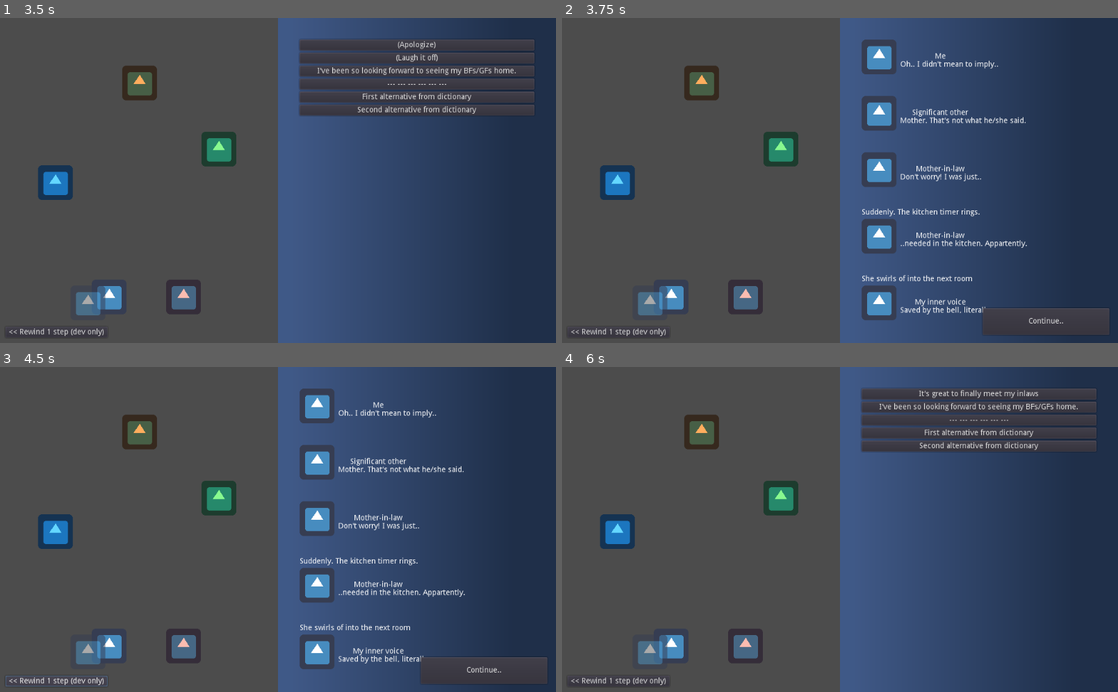
Above: before the commit, frames 1-4 (two rows, left to right).
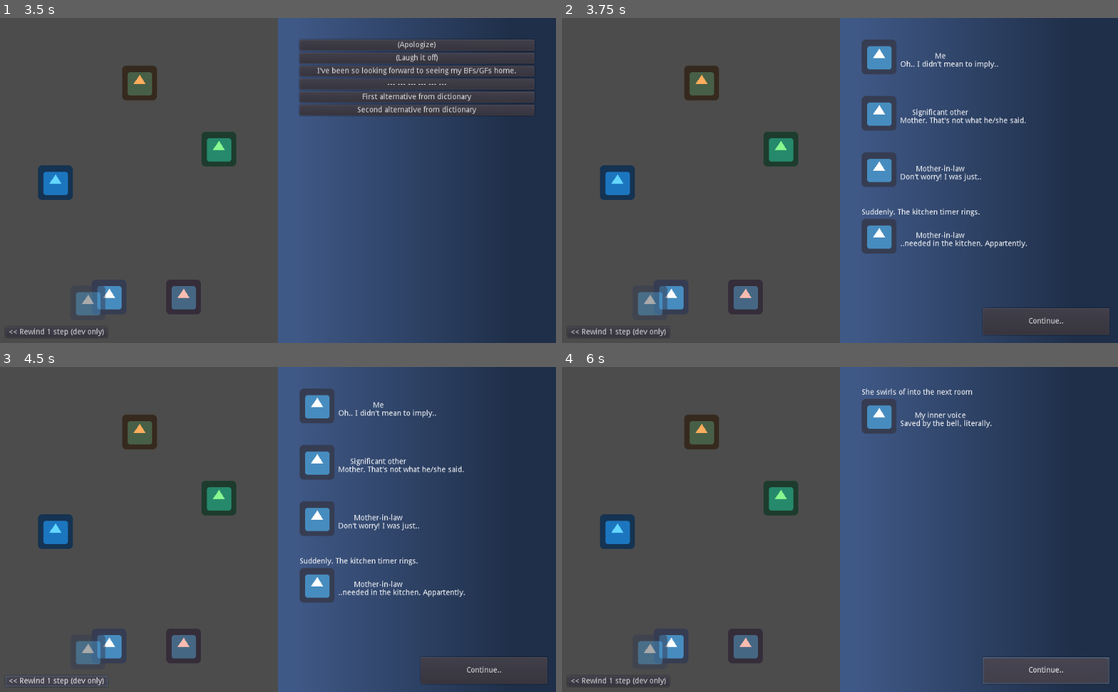
Above: after the commit, the same moments.

Repository: jordgubben/gw24-fam-andersson
Game: Godot game, scene res://FamilyDinner.tscn
Same seed, same stepped clock (60 frames per second), same inputs: the game is played once before the commit and once after it. The engine's default icon, where the game draws it, is replaced by a stand-in: a white triangle on a blue panel in a dark square.
Inputs:
- Up to frame 1 (3.5 s): click "(Start the actuall story)" at 0.5 s; click "Continue.." at 1.25 s; click "It's great to finally meet my…" at 2 s; click "Continue.." at 2.75 s
- Up to frame 2 (3.75 s): click "(Apologize)" at 3.5 s
- Up to frame 3 (4.5 s): click "<< Rewind 1 step (dev only)" at 4.25 s
- Up to frame 4 (6 s): click "<< Rewind 1 step (dev only)" at 5 s; click "Continue.." at 5.75 s

Frame 1 is identical in both runs. In frame 2, 1.0% of the frame differs, in the area x 53-77%, y 79-93%; in frame 3, 1.0%; in frame 4, 8.1%, in the area x 53-99%, y 6-98%.

Commit message:
Split longer conversation segments

Diff:
--- a/ui/DialougeBox.tscn
+++ b/ui/DialougeBox.tscn
@@ -2,10 +2,13 @@
 
 [ext_resource path="res://icon.png" type="Texture" id=1]
 
-[node name="dialouge_example" type="Control"]
+[node name="DialougeBox" type="Control"]
 margin_right = 432.0
 margin_bottom = 100.0
 rect_min_size = Vector2( 0, 100 )
+__meta__ = {
+"_edit_use_anchors_": false
+}
 
 [node name="speaker_portrait" type="TextureRect" parent="."]
 anchor_bottom = 1.0
--- a/ui/NarrationBox.tscn
+++ b/ui/NarrationBox.tscn
@@ -1,6 +1,6 @@
 [gd_scene format=2]
 
-[node name="narration_example" type="RichTextLabel"]
+[node name="NarrationBox" type="RichTextLabel"]
 margin_top = 104.0
 margin_right = 432.0
 margin_bottom = 149.0
--- a/ui/NarrativePanel.gd
+++ b/ui/NarrativePanel.gd
@@ -7,6 +7,8 @@
 
 signal pressentation_completed()
 
+var _postponed_elements:Array = []
+
 func _ready():
 	# Remove placeholders
 	clear()
@@ -15,12 +17,41 @@
 	var d = DialougeBox.instance()
 	d.get_node("speaker_name").text = speaker.speaker_name
 	d.get_node("dialouge_label").bbcode_text = dialoug
-	$margin/vbox.add_child(d)
+	self.queue_element(d)
+
 
 func queue_narration(narration: String):
 	var n = NarrationBox.instance()
 	n.bbcode_text = narration
-	$margin/vbox.add_child(n)
+	self.queue_element(n)
+
+func queue_element(new_el: Control):
+	# Don't add anything more if there's already a queue
+	if not _postponed_elements.empty():
+		_postponed_elements.push_back(new_el)
+		return
+
+	# See if there is room for one more
+	if not self.present_element(new_el):
+		_postponed_elements.push_back(new_el)
+
+func present_element(new_el:Control)->bool:
+	# Total height of current elements
+	var content_height = 0
+	for el in $margin/vbox.get_children():
+		content_height += el.rect_size.y
+
+	# Height including the new element
+	var new_total_height = new_el.rect_size.y + content_height;
+
+	# Only add the new element if there is room for it
+	var height_limit = $margin/vbox.rect_size.y
+	if(new_total_height <= height_limit):
+		$margin/vbox.add_child(new_el)
+		return true
+	else:
+		return false
+
 
 func clear():
 	for c in $margin/vbox.get_children():
@@ -28,4 +59,20 @@
 		c.queue_free()
 
 func _on_continue_button_pressed():
-	self.emit_signal("pressentation_completed")
+	# If there is nothing more to present
+	# then we are done here
+	if _postponed_elements.empty():
+		self.emit_signal("pressentation_completed")
+		return
+
+	# Make room for a new elements
+	self.clear()
+
+	# Attempt to add as many postponed elements as posible
+	while not _postponed_elements.empty():
+		var next_candidate = _postponed_elements.front()
+		if self.present_element(next_candidate):
+			_postponed_elements.pop_front()
+		else:
+			# Halt for now since there's no more room
+			return
